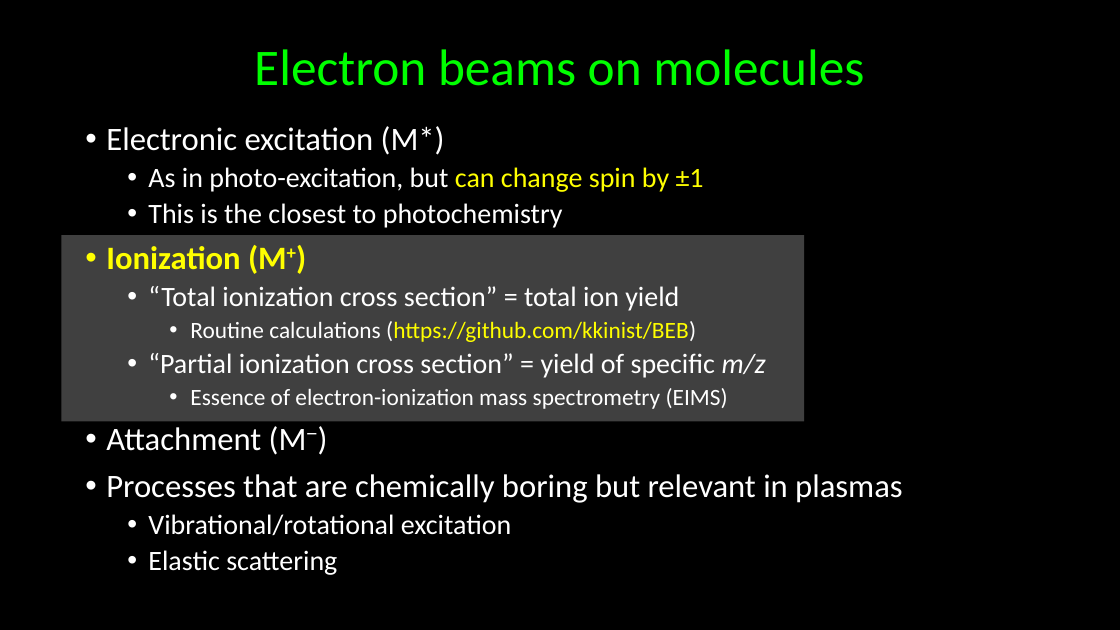
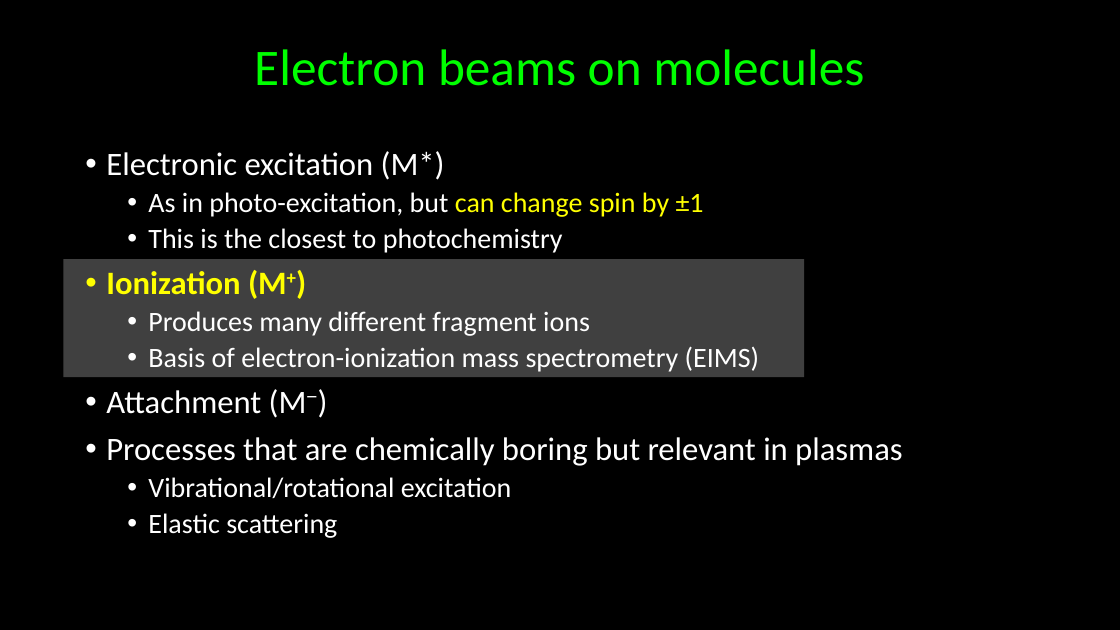
Before and after one commit to kkinist/ACS_Boston_2018, a slide deck: slide 9 of ACS_Boston_2018_Irikura.pptx. Drawn at 1120x630 pixels with LibreOffice and Linux fonts; fonts in the diff are those of the drawing. Boxes give left, top, right and bottom in pixels: in the first picture for what was removed or moved away, otherwise in the second. Text is boxed around its words. In the diff, an @@ line names an element or a change of style, - is before the commit and + after.

```diff
--- a/ACS_Boston_2018_Irikura.pptx
+++ b/ACS_Boston_2018_Irikura.pptx
@@ text "Electronic excitation (M*)": place and size @@
-text "Electronic excitation (M*)" at bbox=[106, 126, 902, 575]
+text "Electronic excitation (M*)" at bbox=[106, 151, 902, 538]
@@ rectangle: place and size @@
-rectangle at bbox=[61, 235, 804, 422]
+rectangle at bbox=[64, 260, 805, 377]
@@ text at bbox=[148, 311, 759, 372]: text changed; size 20 to 24 pt @@
-  • “Total ionization cross section” = total ion yield
-    • Routine calculations (https://github.com/kkinist/BEB)
-  • “Partial ionization cross section” = yield of specific m/z
-    • Essence of electron-ionization mass spectrometry (EIMS)
+  • Produces many different fragment ions
+  • Basis of electron-ionization mass spectrometry (EIMS)
```
Also in this commit, not shown: 9 other slides changed, 1 other file.
